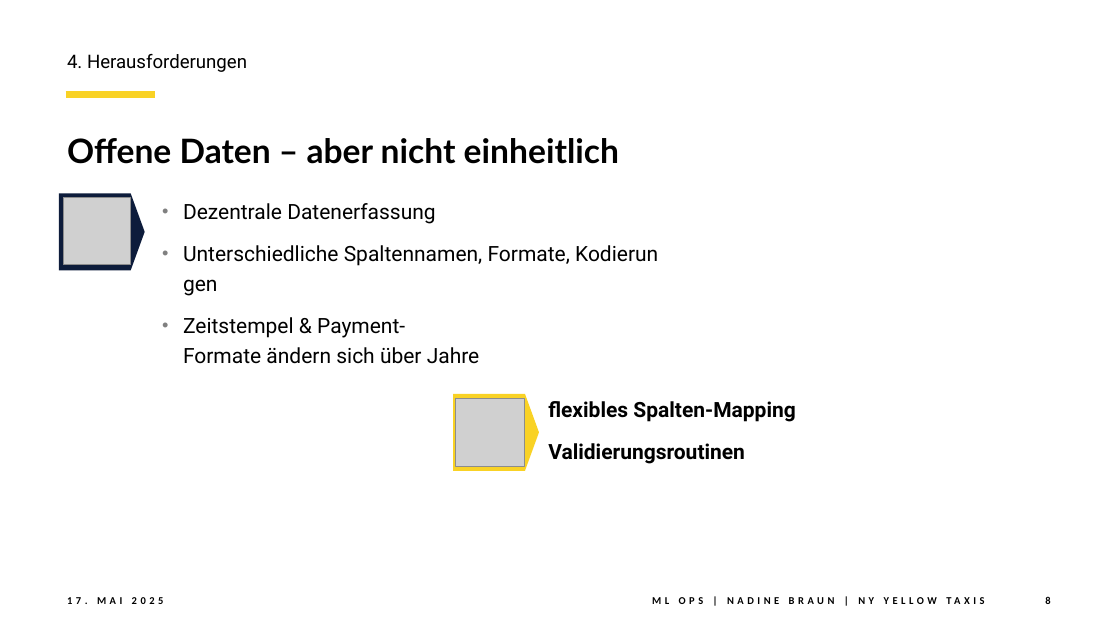
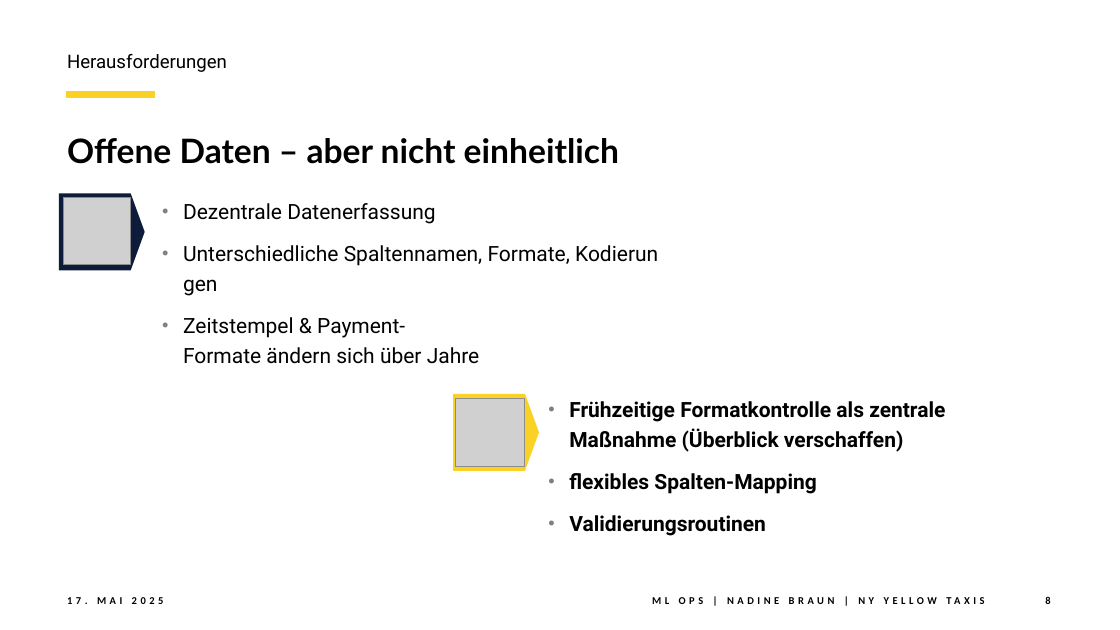
Before and after one commit to NadineBraun/MLOpsnb155, a slide deck: slide 8 of ML_Ops_NYYellowTaxi_nb155.pptx. Drawn at 1120x630 pixels with LibreOffice and Linux fonts; fonts in the diff are those of the drawing; grey boxes stand for pictures. Boxes give left, top, right and bottom in pixels: in the first picture for what was removed or moved away, otherwise in the second. Text is boxed around its words. In the diff, an @@ line names an element or a change of style, - is before the commit and + after.

```diff
--- a/ML_Ops_NYYellowTaxi_nb155.pptx
+++ b/ML_Ops_NYYellowTaxi_nb155.pptx
@@ text at <box>67,54,227,72</box>: text changed @@
-4. Herausforderungen
+Herausforderungen
@@ text at <box>569,401,945,452</box>: paragraph added @@
+• Frühzeitige Formatkontrolle als zentrale
+  Maßnahme (Überblick verschaffen)
@@ text at <box>569,473,816,536</box>: bullet none to • @@
```
Also in this commit, not shown: 14 other slides changed, 1 other file.
